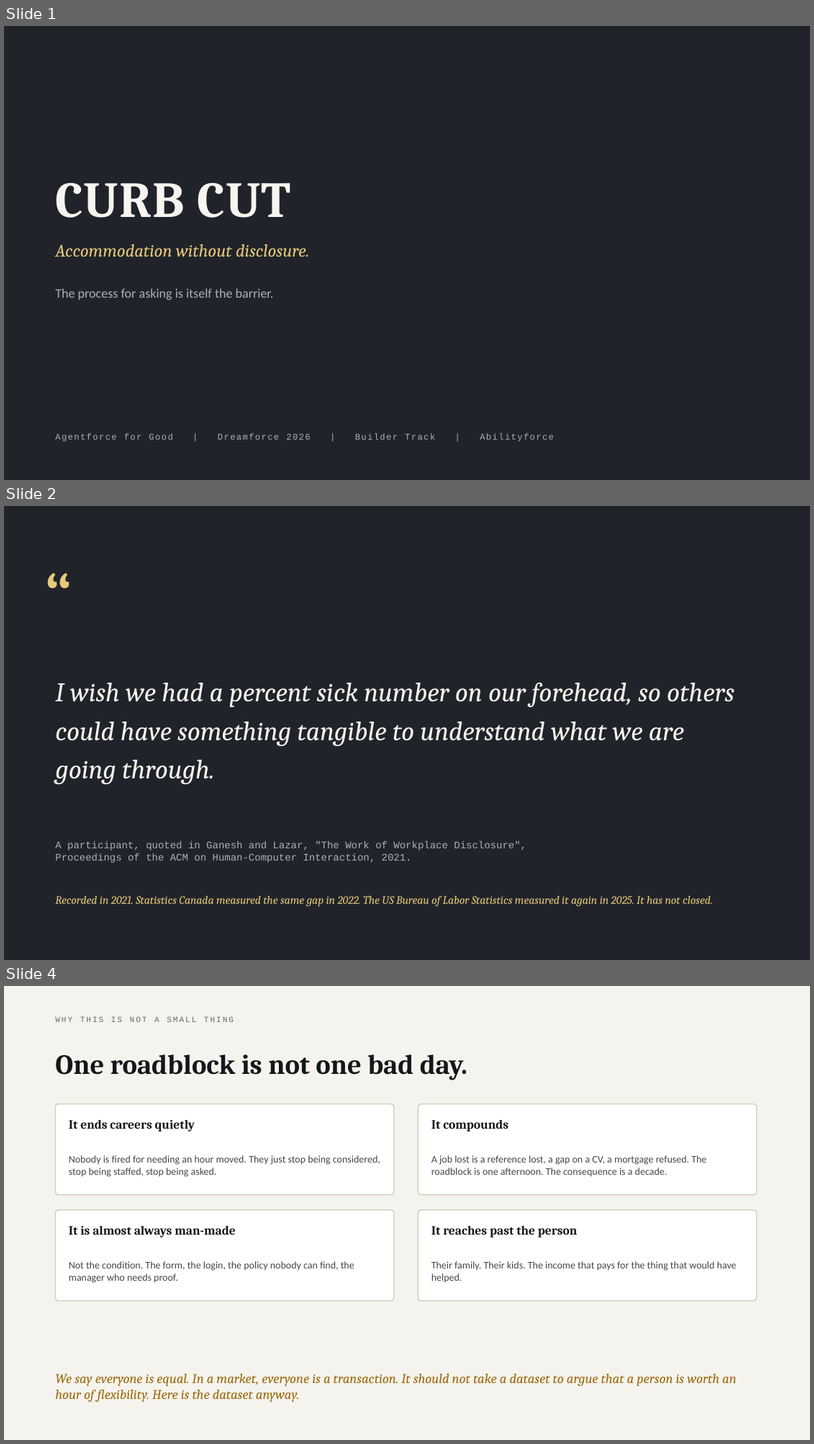
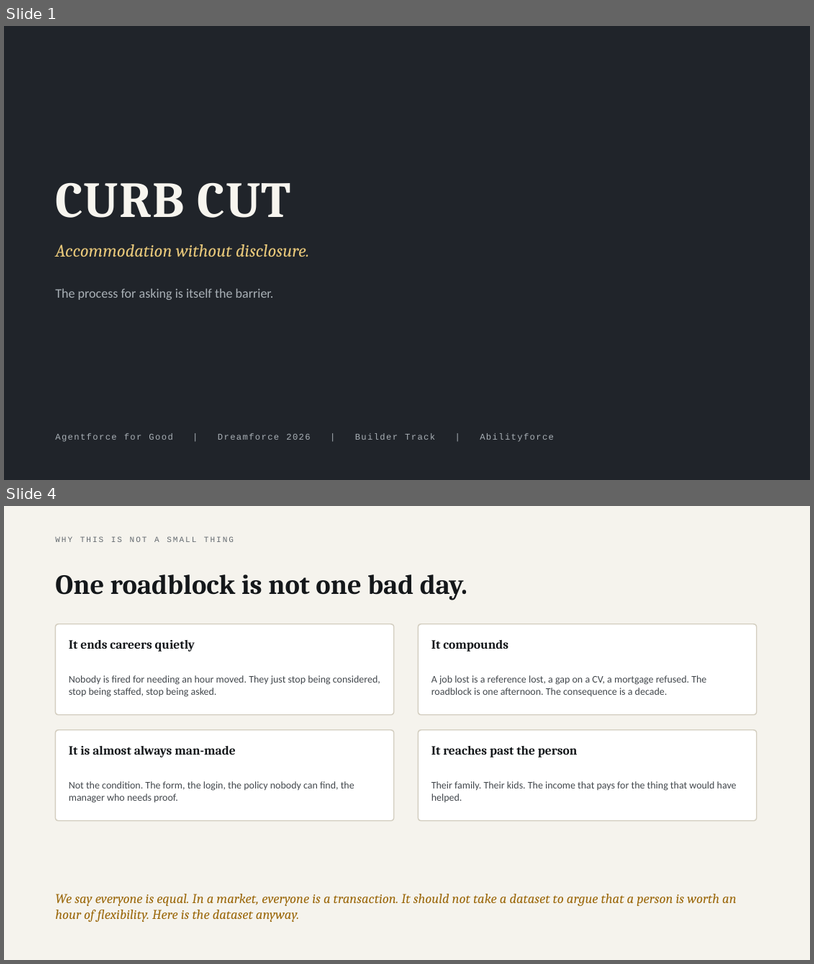
Before and after one commit to parthsevak2/curb-cut, a slide deck: submission/Curb-Cut.pptx. Shown one above the other, each under a label of ours: slides 1, 2 and 4 before the commit, slides 1 and 4 after it; the slides between them are not shown. The pictures are 814x1444 and 814x964 pixels, drawn with LibreOffice and Linux fonts; fonts in the diff are those of the drawing. Boxes give left, top, right and bottom in pixels: in the first picture for what was removed or moved away, otherwise in the second. Text is boxed around its words. In the diff, an @@ line names an element or a change of style, - is before the commit and + after.

```diff
--- a/submission/Curb-Cut.pptx
+++ b/submission/Curb-Cut.pptx
@@ slide 2 removed at bbox=[4, 506, 810, 960], background #20242A @@
@@ text removed at bbox=[44, 549, 135, 637] @@
-“
@@ text removed at bbox=[55, 682, 735, 784] @@
-I wish we had a percent sick number on our forehead, so others could have something tangible to understand what we are going through.
@@ text removed at bbox=[55, 841, 527, 862] @@
-A participant, quoted in Ganesh and Lazar, "The Work of Workplace Disclosure",
-Proceedings of the ACM on Human-Computer Interaction, 2021.
@@ text removed at bbox=[55, 896, 712, 906] @@
-Recorded in 2021. Statistics Canada measured the same gap in 2022. The US Bureau of Labor Statistics measured it again in 2025. It has not closed.
```
Also in this commit, not shown: 3 slides changed, 1 slide added.
